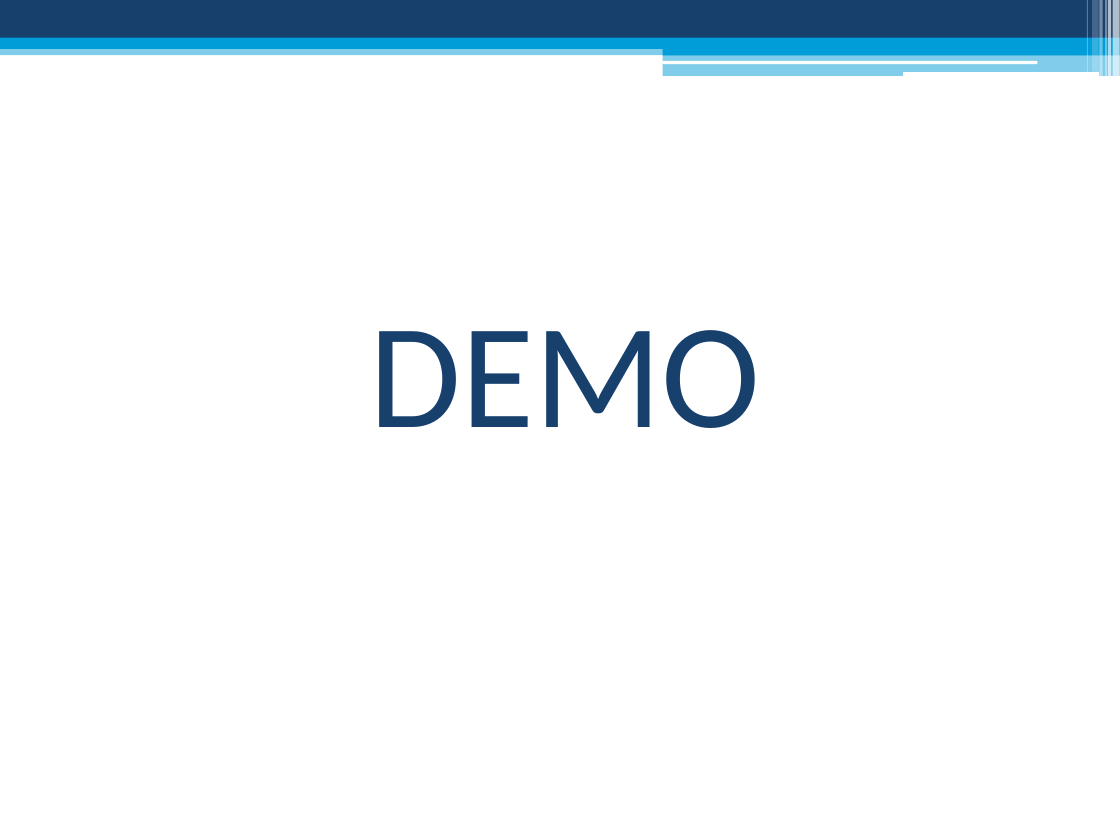
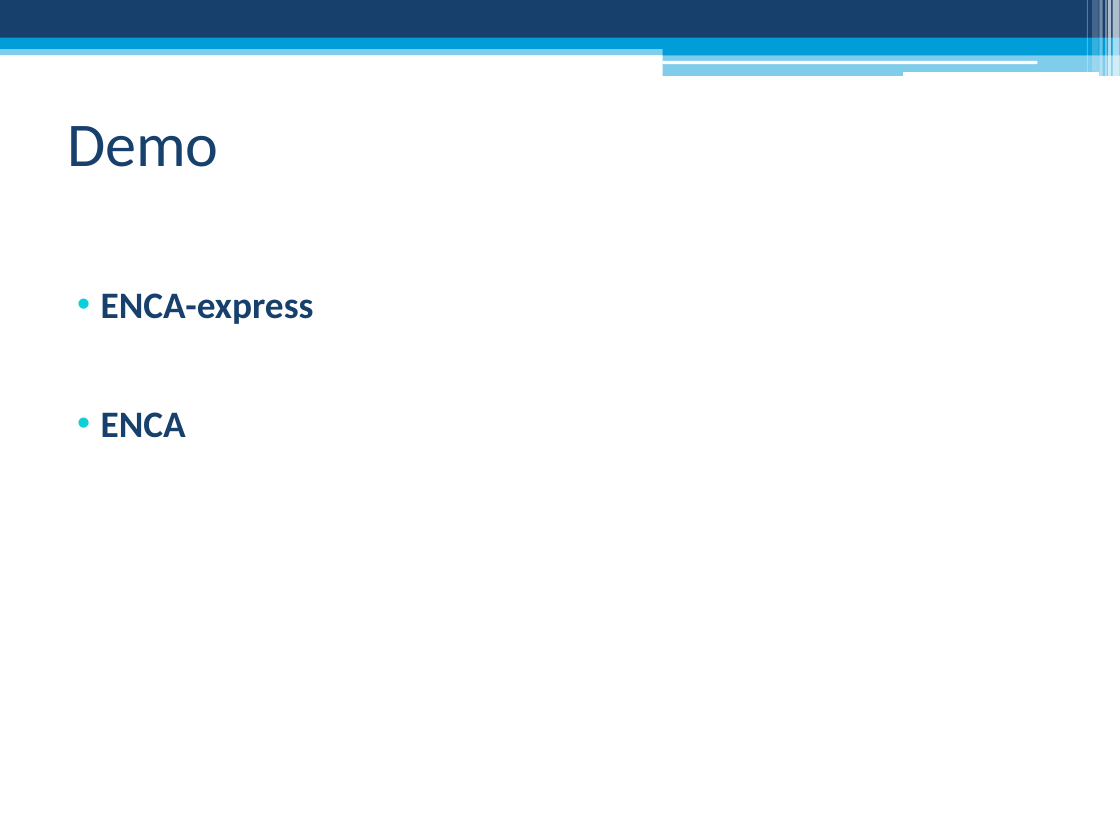
Before and after one commit to thetimeofblack/ENCA-Andriod, a slide deck: slide 14 of Docs/Presentation/Software Engineering II Project.pptx. Drawn at 1120x840 pixels with LibreOffice and Linux fonts; fonts in the diff are those of the drawing. Boxes give left, top, right and bottom in pixels: in the first picture for what was removed or moved away, otherwise in the second. Text is boxed around its words. In the diff, an @@ line names an element or a change of style, - is before the commit and + after.

```diff
--- a/Docs/Presentation/Software Engineering II Project.pptx
+++ b/Docs/Presentation/Software Engineering II Project.pptx
@@ title "Demo" at <box>67,126,219,167</box>: vertical alignment top to middle @@
@@ title at <box>67,126,219,167</box>: text changed; size 96 to 40 pt @@
-DEMO
+Demo
@@ text added at <box>101,293,314,438</box>, 24 pt, text #17406D, bold @@
+• ENCA-express
+• ENCA
```
Also in this commit, not shown: 10 other slides changed, 4 other files.
